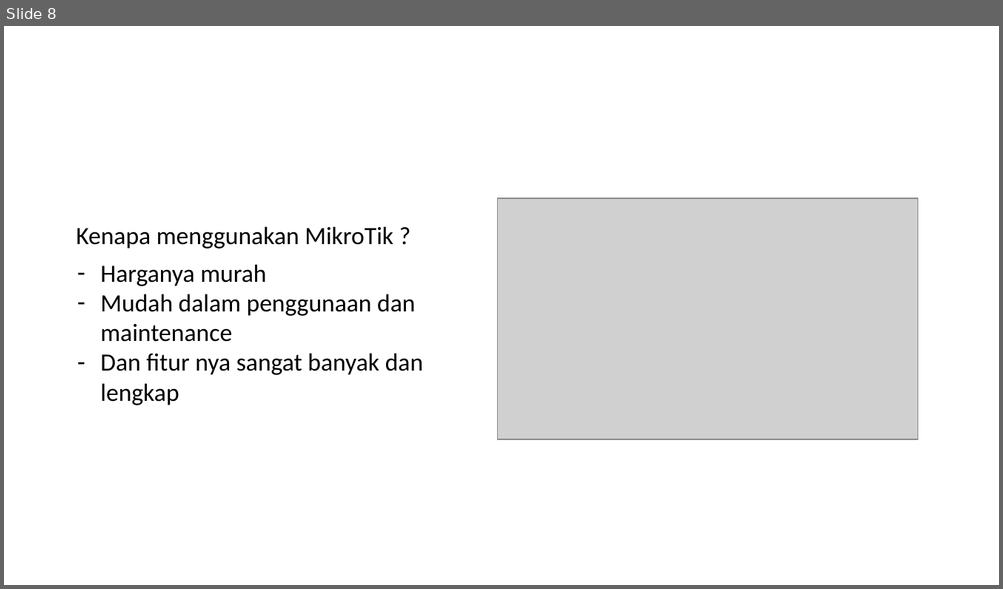
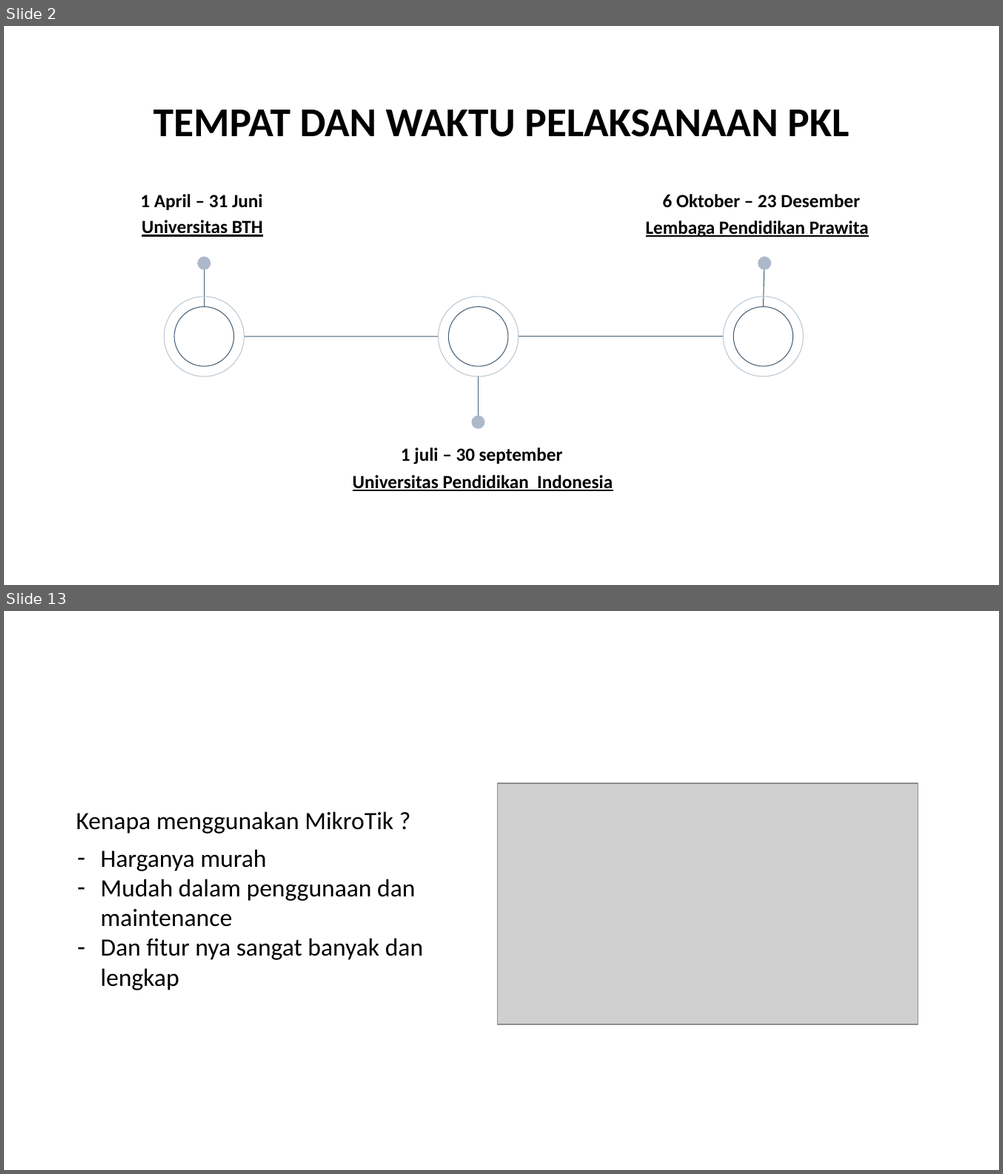
Before and after one commit to wisnushaputra/private-repo, a slide deck: Wisnu.pptx. Shown one above the other, each under a label of ours: slide 8 before the commit, slides 2 and 13 after it; the slides between them are not shown. The pictures are 1003x589 and 1003x1174 pixels, drawn with LibreOffice and Linux fonts; fonts in the diff are those of the drawing; grey boxes stand for pictures. Boxes give left, top, right and bottom in pixels: in the first picture for what was removed or moved away, otherwise in the second. Text is boxed around its words. In the diff, an @@ line names an element or a change of style, - is before the commit and + after.

```diff
--- a/Wisnu.pptx
+++ b/Wisnu.pptx
@@ slide 2 added at bbox=[4, 26, 999, 585], background #FFFFFF @@
@@ title added at bbox=[153, 109, 848, 137], 39.6 pt, text #000000, bold @@
+TEMPAT DAN WAKTU PELAKSANAAN PKL
@@ text added at bbox=[140, 194, 263, 210], 18 pt, text #000000, bold @@
+1 April – 31 Juni
@@ text added at bbox=[663, 194, 859, 208], 18 pt, text #000000, bold @@
+6 Oktober – 23 Desember
@@ text added at bbox=[142, 220, 263, 237], 18 pt, text #000000, bold, underline @@
+Universitas BTH
@@ text added at bbox=[646, 221, 868, 238], 18 pt, text #000000, bold, underline @@
+Lembaga Pendidikan Prawita
@@ ellipse added at bbox=[197, 257, 210, 270], fill #ADB9CA @@
@@ line added from (204, 307) to (204, 257), #435D74 0.75 pt @@
@@ ellipse added at bbox=[757, 257, 771, 270], fill #ADB9CA @@
@@ line added from (762, 307) to (764, 257), #435D74 0.75 pt @@
@@ ellipse added at bbox=[164, 297, 244, 377], outline #BAC8D3 0.75 pt @@
@@ ellipse added at bbox=[174, 307, 234, 367], outline #435D74 0.75 pt @@
@@ ellipse added at bbox=[438, 297, 518, 377], outline #BAC8D3 0.75 pt @@
@@ ellipse added at bbox=[449, 307, 509, 367], outline #435D74 0.75 pt @@
@@ ellipse added at bbox=[723, 297, 803, 377], outline #BAC8D3 0.75 pt @@
@@ ellipse added at bbox=[733, 307, 793, 367], outline #435D74 0.75 pt @@
@@ line added from (244, 337) to (438, 337), #435D74 0.75 pt @@
@@ line added from (518, 337) to (723, 337), #435D74 0.75 pt @@
@@ line added from (478, 377) to (478, 415), #435D74 0.75 pt @@
@@ ellipse added at bbox=[471, 415, 484, 429], fill #ADB9CA @@
@@ text added at bbox=[401, 448, 563, 465], 18 pt, text #000000, bold @@
+1 juli – 30 september
@@ text added at bbox=[353, 475, 612, 491], 18 pt, text #000000, bold, underline @@
+Universitas Pendidikan Indonesia
@@ what was slide 8 is now slide 13 @@
```
Also in this commit, not shown: 5 slides changed, 8 other slides added, 2 slides removed, 1 other file.
